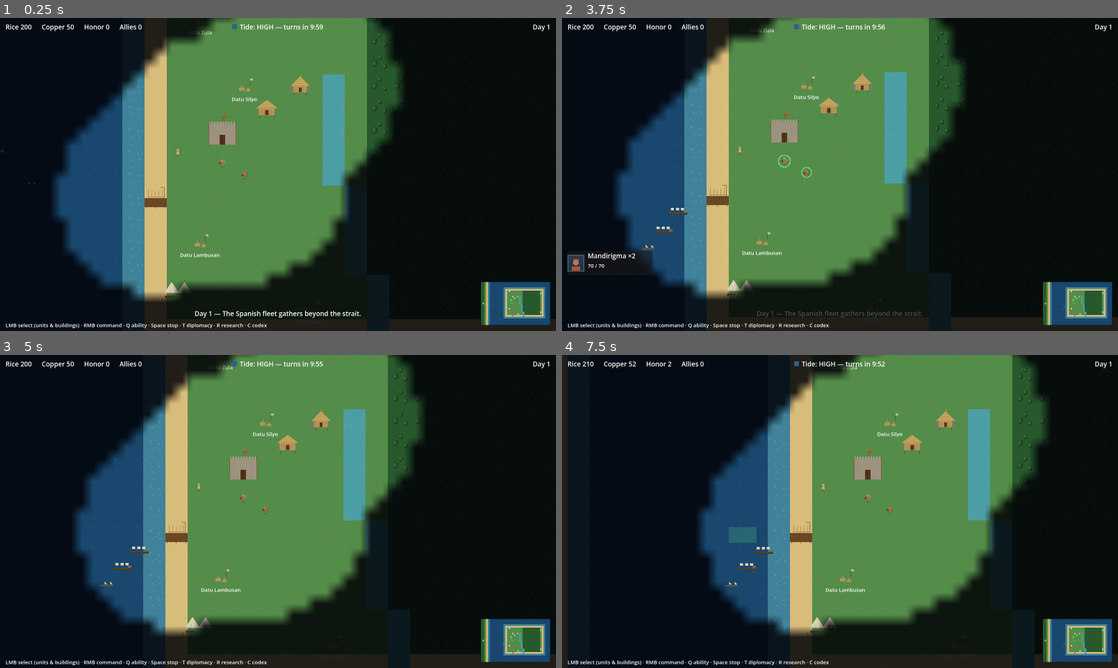
Above: before the commit, frames 1-4 (two rows, left to right).
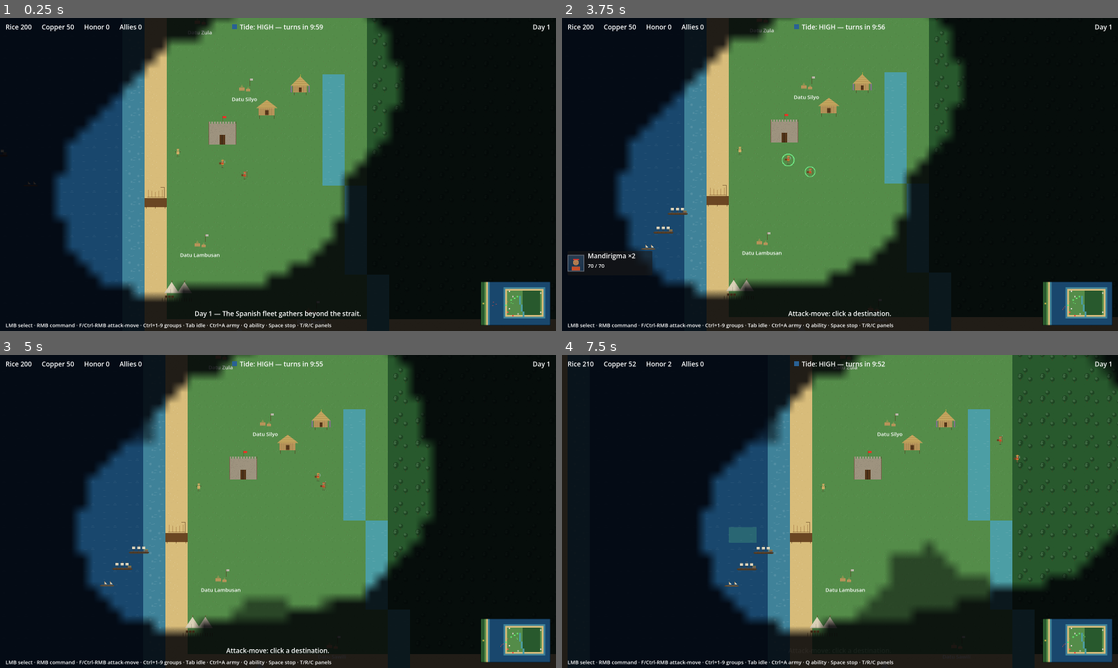
Above: after the commit, the same moments.

Repository: iamdusky/lakandula
Game: Godot game, scene res://scenes/maps/main_map.tscn
Two runs of this game, one before a commit and one after it. Both use one fixed random seed, a clock stepped at 60 frames per second and the inputs below. This scene is started directly instead of the project's main scene.
Inputs (mouse positions are in pixels of both pictures, inside the frame that each line leads up to):
- Up to frame 1 (0.25 s): no input
- Up to frame 2 (3.75 s): tap Enter at 0.5 s; drag from (1079, 302) to (895, 105) at 0.52 s; tap Space (stop) at 1.25, 2.3 s; drag from (728, 190) to (812, 237) at 1.27 s; move the mouse to (895, 105) at 2.02 s; press the mouse at (895, 105) at 2.03 s; release the mouse at (895, 105) at 2.75 s; drag from (812, 237) to (673, 127) at 2.77 s; move the mouse to (1006, 221) at 3.52 s; hold F (attack_move, bound only after the commit) from 3.53 s (still down); click (1006, 221) at 3.67 s
- Up to frame 3 (5 s): tap Tab (cycle_idle, bound only after the commit) at 3.8 s; release F (attack_move, bound only after the commit) at 4.25 s; tap A (camera_left) at 4.25 s; drag from (111, 464) to (194, 433) at 4.27 s
- Up to frame 4 (7.5 s): tap A (camera_left) at 5, 5.75, 6.5 s; move the mouse to (867, 511) at 5.02 s; tap 1 at 5.1 s; click (867, 511) at 5.17 s; tap 9 at 5.3 s; drag from (756, 433) to (728, 527) at 5.77 s; move the mouse to (962, 495) at 6.52 s; hold Q (ability) 6.53-7.25 s; click (962, 495) at 6.67 s; right-click (962, 495) at 6.8 s; drag from (728, 527) to (812, 574) at 7.27 s

The runs differ from the first frame. In frame 1, 0.5% of the frame differs, in the area x 6-60%, y 97-100%; in frame 2, 0.9%; in frame 3, 6.2%; in frame 4, 17%, in the area x 6-100%, y 0-100%.

Commit message:
Milestone 13: combat QoL — auto-combat, attack-move, control groups, rally points
- Auto-retaliation: idle units scan every 0.4s and acquire non-passive,
  visible, non-invulnerable enemies within min(sight, 260px); 320px chase
  leash back to guard position; damaged idle units retaliate against their
  attacker even beyond aggro range. Grace-period ceasefire: invulnerable
  units (SAIL_IN fleet) neither take nor deal auto-aggression.
- UnitData.passive (Fraile, Babaylan, training dummy): opted out of
  auto-combat both ways — friars must still be intercepted deliberately.
- Attack-move: F arms the next click, or Ctrl/Cmd+RMB; engages hostiles
  en route and resumes the sweep after each kill.
- Control groups Ctrl/Cmd+1-9 (recall 1-9, double-tap centers camera),
  Ctrl/Cmd+A select army, Tab cycles idle units.
- Rally points: RMB with a production building selected; flag drawn;
  trained units march from the gate to the flag.
- Health bars always-on toggle (Settings, persisted).
- Smoke test: stabilization blocks park the army/flotilla away from the
  scripted Spanish push (idle units now join nearby fights); 181 checks.

Diff:
--- a/project.godot
+++ b/project.godot
@@ -111,6 +111,16 @@
 "events": [Object(InputEventKey,"resource_local_to_scene":false,"resource_name":"","device":-1,"window_id":0,"alt_press …(191 unchanged characters)…
 ]
 }
+attack_move={
+"deadzone": 0.2,
+"events": [Object(InputEventKey,"resource_local_to_scene":false,"resource_name":"","device":-1,"window_id":0,"alt_pressed":false,"shift_pressed":false,"ctrl_pressed":false,"meta_pressed":false,"pressed":false,"keycode":0,"physical_keycode":70,"key_label":0,"unicode":102,"location":0,"echo":false,"script":null)
+]
+}
+cycle_idle={
+"deadzone": 0.2,
+"events": [Object(InputEventKey,"resource_local_to_scene":false,"resource_name":"","device":-1,"window_id":0,"alt_pressed":false,"shift_pressed":false,"ctrl_pressed":false,"meta_pressed":false,"pressed":false,"keycode":0,"physical_keycode":4194306,"key_label":0,"unicode":0,"location":0,"echo":false,"script":null)
+]
+}
 
 [rendering]
 
--- a/resources/units/babaylan.tres
+++ b/resources/units/babaylan.tres
@@ -21,3 +21,4 @@
 terrain_damage = {}
 ability_name = "Ritwal"
 ability_cooldown = 30.0
+passive = true
--- a/resources/units/fraile.tres
+++ b/resources/units/fraile.tres
@@ -20,3 +20,4 @@
 terrain_damage = {}
 ability_name = ""
 ability_cooldown = 10.0
+passive = true
--- a/resources/units/training_dummy.tres
+++ b/resources/units/training_dummy.tres
@@ -17,3 +17,4 @@
 terrain_damage = {}
 ability_name = ""
 ability_cooldown = 10.0
+passive = true
--- a/scenes/ui/hud.tscn
+++ b/scenes/ui/hud.tscn
@@ -80,7 +80,7 @@
 offset_top = -28.0
 offset_right = 620.0
 offset_bottom = -8.0
-text = "LMB select (units & buildings) · RMB command · Q ability · Space stop · T diplomacy · R research · C codex"
+text = "LMB select · RMB command · F/Ctrl-RMB attack-move · Ctrl+1-9 groups · Tab idle · Ctrl+A army · Q ability · Space stop · T/R/C panels"
 theme_override_font_sizes/font_size = 15
 
 [node name="DiplomacyPanel" type="PanelContainer" parent="."]
--- a/scripts/autoload/game_settings.gd
+++ b/scripts/autoload/game_settings.gd
@@ -8,6 +8,7 @@
 var music_volume := 0.8
 var sfx_volume := 0.9
 var scroll_speed_scale := 1.0
+var health_bars_always := false
 var fullscreen := false
 var resolution := Vector2i(1600, 900)
 var codex_unlocked: Array = []
@@ -43,6 +44,12 @@
 	save_settings()
 
 
+func set_health_bars_always(value: bool) -> void:
+	health_bars_always = value
+	save_settings()
+	EventBus.settings_changed.emit()
+
+
 func set_fullscreen(value: bool) -> void:
 	fullscreen = value
 	apply_display()
@@ -74,6 +81,7 @@
 	config.set_value("audio", "music_volume", music_volume)
 	config.set_value("audio", "sfx_volume", sfx_volume)
 	config.set_value("game", "scroll_speed_scale", scroll_speed_scale)
+	config.set_value("game", "health_bars_always", health_bars_always)
 	config.set_value("display", "fullscreen", fullscreen)
 	config.set_value("display", "resolution", resolution)
 	config.set_value("codex", "unlocked", codex_unlocked)
@@ -87,6 +95,7 @@
 	music_volume = config.get_value("audio", "music_volume", music_volume)
 	sfx_volume = config.get_value("audio", "sfx_volume", sfx_volume)
 	scroll_speed_scale = config.get_value("game", "scroll_speed_scale", scroll_speed_scale)
+	health_bars_always = config.get_value("game", "health_bars_always", health_bars_always)
 	fullscreen = config.get_value("display", "fullscreen", fullscreen)
 	resolution = config.get_value("display", "resolution", resolution)
 	codex_unlocked = config.get_value("codex", "unlocked", codex_unlocked)
--- a/scripts/autoload/selection_manager.gd
+++ b/scripts/autoload/selection_manager.gd
@@ -13,6 +13,11 @@
 var _dragging := false
 var _drag_start := Vector2.ZERO
 var _box: ColorRect
+var _attack_move_armed := false
+var _control_groups := {}
+var _idle_cycle_index := -1
+var _last_recall_group := 0
+var _last_recall_msec := 0
 
 
 func _ready() -> void:
@@ -28,6 +33,10 @@
 
 func _unhandled_input(event: InputEvent) -> void:
 	if event.is_action_pressed("select"):
+		if _attack_move_armed:
+			_attack_move_armed = false
+			_issue_attack_move(_world_mouse())
+			return
 		_dragging = true
 		_drag_start = _screen_mouse()
 	elif event.is_action_released("select"):
@@ -40,13 +49,39 @@
 		else:
 			_box_select()
 	elif event.is_action_pressed("command"):
-		_issue_command()
+		var mouse := event as InputEventMouseButton
+		if _attack_move_armed or (mouse != null and (mouse.ctrl_pressed or mouse.meta_pressed)):
+			_attack_move_armed = false
+			_issue_attack_move(_world_mouse())
+		else:
+			_issue_command()
+	elif event.is_action_pressed("attack_move"):
+		if not _live_selection().is_empty():
+			_attack_move_armed = true
+			EventBus.hud_notification.emit("Attack-move: click a destination.")
+	elif event.is_action_pressed("cycle_idle"):
+		cycle_idle_unit()
 	elif event.is_action_pressed("ability"):
 		for unit in _live_selection():
 			unit.use_ability()
 	elif event.is_action_pressed("stop"):
+		_attack_move_armed = false
 		for unit in _live_selection():
 			unit.stop()
+	elif event is InputEventKey and event.pressed and not event.echo:
+		_handle_hotkeys(event)
+
+
+func _handle_hotkeys(event: InputEventKey) -> void:
+	var with_modifier: bool = event.ctrl_pressed or event.meta_pressed
+	if event.keycode >= KEY_1 and event.keycode <= KEY_9:
+		var group_index: int = event.keycode - KEY_1 + 1
+		if with_modifier:
+			assign_control_group(group_index)
+		else:
+			recall_control_group(group_index)
+	elif event.keycode == KEY_A and with_modifier:
+		select_all_military()
 
 
 func _process(_delta: float) -> void:
@@ -126,11 +161,71 @@
 	select_units(picked)
 
 
+# --- Control groups & army selection ---
+
+func assign_control_group(index: int) -> void:
+	_control_groups[index] = _live_selection().duplicate()
+
+
+func recall_control_group(index: int) -> void:
+	var live: Array = _control_groups.get(index, []).filter(
+		func(unit: Unit) -> bool:
+			return is_instance_valid(unit) and unit.state != Unit.State.DEAD)
+	_control_groups[index] = live
+	if live.is_empty():
+		return
+	select_units(live)
+	# Double-tap recenters the camera on the group.
+	var now := Time.get_ticks_msec()
+	if index == _last_recall_group and now - _last_recall_msec < 400:
+		_pan_camera_to_selection()
+	_last_recall_group = index
+	_last_recall_msec = now
+
+
+func select_all_military() -> void:
+	var army: Array = []
+	for node in get_tree().get_nodes_in_group("faction_mactan"):
+		var unit := node as Unit
+		if unit != null and unit.state != Unit.State.DEAD:
+			army.append(unit)
+	select_units(army)
+
+
+func cycle_idle_unit() -> void:
+	var idle: Array = []
+	for node in get_tree().get_nodes_in_group("faction_mactan"):
+		var unit := node as Unit
+		if unit != null and unit.state == Unit.State.IDLE:
+			idle.append(unit)
+	if idle.is_empty():
+		return
+	_idle_cycle_index = (_idle_cycle_index + 1) % idle.size()
+	select_units([idle[_idle_cycle_index]])
+	_pan_camera_to_selection()
+
+
+func _pan_camera_to_selection() -> void:
+	if selected_units.is_empty():
+		return
+	var centroid := Vector2.ZERO
+	for unit in selected_units:
+		centroid += unit.global_position
+	centroid /= selected_units.size()
+	var camera := get_viewport().get_camera_2d()
+	if camera != null and camera.has_method("pan_to"):
+		camera.pan_to(centroid)
+
+
 # --- Commands ---
 
 func _issue_command() -> void:
 	var units := _live_selection()
 	if units.is_empty():
+		# A selected production building takes RMB as its rally point.
+		if selected_building != null and is_instance_valid(selected_building) \
+				and selected_building.faction == "mactan":
+			selected_building.set_rally_point(_world_mouse())
 		return
 	var world := _world_mouse()
 	var enemy := _enemy_at(world)
@@ -143,6 +238,16 @@
 		for i in units.size():
 			units[i].command_move(world + offsets[i])
 		EventBus.command_issued.emit("move", world)
+
+
+func _issue_attack_move(world: Vector2) -> void:
+	var units := _live_selection()
+	if units.is_empty():
+		return
+	var offsets := _formation_offsets(units.size())
+	for i in units.size():
+		units[i].command_attack_move(world + offsets[i])
+	EventBus.command_issued.emit("attack_move", world)
 
 
 func _enemy_at(world: Vector2) -> Node2D:
--- a/scripts/buildings/building.gd
+++ b/scripts/buildings/building.gd
@@ -21,6 +21,9 @@
 var health := 0.0
 ## Production queue: [{ "scene": PackedScene, "remaining": float }]
 var queue: Array[Dictionary] = []
+## Trained units walk here after emerging at the gate (RMB with the
+## building selected). Vector2.INF = no rally.
+var rally_point := Vector2.INF
 
 @onready var _health_bar: Node2D = $HealthBar
 
@@ -37,7 +40,9 @@
 	queue[0]["remaining"] -= delta
 	if queue[0]["remaining"] <= 0.0:
 		var entry: Dictionary = queue.pop_front()
-		UnitSpawner.spawn(entry["scene"], global_position + gate_offset, faction, true)
+		var unit := UnitSpawner.spawn(entry["scene"], global_position + gate_offset, faction, true)
+		if unit != null and rally_point != Vector2.INF:
+			unit.command_move(rally_point)
 		queue_changed.emit()
 
 
@@ -78,6 +83,22 @@
 	ResourceManager.add(faction, refund)
 	queue_changed.emit()
 	return true
+
+
+func set_rally_point(world_pos: Vector2) -> void:
+	rally_point = world_pos
+	queue_redraw()
+
+
+func _draw() -> void:
+	if rally_point == Vector2.INF:
+		return
+	var local := to_local(rally_point)
+	draw_line(Vector2.ZERO, local, Color(0.45, 0.95, 0.55, 0.30), 1.5)
+	draw_line(local, local + Vector2(0, -12), Color(0.9, 0.85, 0.7), 2.0)
+	draw_colored_polygon(PackedVector2Array([
+		local + Vector2(0, -12), local + Vector2(9, -9), local + Vector2(0, -6),
+	]), Color(0.45, 0.95, 0.55))
 
 
 func take_damage(amount: float, _source: Node = null, ignore_armor := false) -> void:
--- a/scripts/ui/settings_menu.gd
+++ b/scripts/ui/settings_menu.gd
@@ -49,6 +49,13 @@
 		GameSettings.set_resolution(RESOLUTIONS[index]))
 	resolution_row.add_child(options)
 
+	var health_bars := CheckBox.new()
+	health_bars.text = "Always show health bars"
+	health_bars.button_pressed = GameSettings.health_bars_always
+	health_bars.toggled.connect(func(pressed: bool) -> void:
+		GameSettings.set_health_bars_always(pressed))
+	box.add_child(health_bars)
+
 	var fullscreen := CheckBox.new()
 	fullscreen.text = "Fullscreen"
 	fullscreen.button_pressed = GameSettings.fullscreen
--- a/scripts/units/health_bar.gd
+++ b/scripts/units/health_bar.gd
@@ -10,9 +10,13 @@
 @onready var _owner: Node2D = get_parent()
 
 
+func _ready() -> void:
+	EventBus.settings_changed.connect(queue_redraw)
+
+
 func _draw() -> void:
 	var max_health: float = _owner.get_max_health()
-	if _owner.health >= max_health:
+	if _owner.health >= max_health and not GameSettings.health_bars_always:
 		return
 	var ratio: float = _owner.health / max_health
 	draw_rect(Rect2(-width * 0.5, 0, width, HEIGHT), Color(0, 0, 0, 0.6))
--- a/scripts/units/unit.gd
+++ b/scripts/units/unit.gd
@@ -26,10 +26,20 @@
 var buff_damage := 1.0
 var poison_dps := 0.0
 
+## Auto-combat (M13): idle units acquire enemies within AGGRO_RADIUS and
+## chase up to LEASH_RANGE from where they stood; attack-move sweeps.
+const AGGRO_RADIUS := 260.0
+const LEASH_RANGE := 320.0
+const AGGRO_SCAN_INTERVAL := 0.4
+
 var _attack_timer := 0.0
 var _ability_timer := 0.0
 var _poison_timer := 0.0
 var _stun_timer := 0.0
+var _auto_target := false
+var _guard_position := Vector2.INF
+var _attack_move_dest := Vector2.INF
+var _aggro_accumulator := 0.0
 var _aura_attack_speed := 1.0
 var _aura_damage := 1.0
 var _aura_timer := 0.0
@@ -47,6 +57,7 @@
 	add_to_group("units")
 	add_to_group("faction_" + faction)
 	_selection_ring.visible = false
+	_aggro_accumulator = randf() * AGGRO_SCAN_INTERVAL  # spread scans
 
 
 func _physics_process(delta: float) -> void:
@@ -61,6 +72,10 @@
 		velocity = Vector2.ZERO
 		_animate(delta)
 		return
+	_aggro_accumulator += delta
+	if _aggro_accumulator >= AGGRO_SCAN_INTERVAL:
+		_aggro_accumulator = 0.0
+		_aggro_scan()
 	match state:
 		State.MOVING:
 			_process_moving()
@@ -75,6 +90,9 @@
 	if state == State.DEAD:
 		return
 	attack_target = null
+	_auto_target = false
+	_attack_move_dest = Vector2.INF
+	_guard_position = Vector2.INF
 	nav_agent.target_position = world_pos
 	state = State.MOVING
 
@@ -83,13 +101,32 @@
 	if state == State.DEAD or target == self:
 		return
 	attack_target = target
+	_auto_target = false
+	_attack_move_dest = Vector2.INF
+	_guard_position = Vector2.INF
 	state = State.ATTACKING
 
 
+## Move toward world_pos, engaging any hostile that comes within aggro
+## range on the way; resumes the sweep after each kill.
+func command_attack_move(world_pos: Vector2) -> void:
+	if state == State.DEAD:
+		return
+	attack_target = null
+	_auto_target = false
+	_guard_position = Vector2.INF
+	_attack_move_dest = world_pos
+	nav_agent.target_position = world_pos
+	state = State.MOVING
+
+
 func stop() -> void:
 	if state == State.DEAD:
 		return
 	attack_target = null
+	_auto_target = false
+	_attack_move_dest = Vector2.INF
+	_guard_position = Vector2.INF
 	velocity = Vector2.ZERO
 	state = State.IDLE
 
@@ -107,6 +144,11 @@
 	var final := amount if ignore_armor else maxf(amount - data.armor, 1.0)
 	_damage_health(final, source)
 	EventBus.combat_hit.emit(self)
+	# Retaliation: an idle unit turns on its attacker (even beyond aggro range).
+	if state == State.IDLE and not data.passive and source != null \
+			and is_instance_valid(source) and source.faction != faction \
+			and not source.invulnerable:
+		_acquire(source)
 
 
 func heal(amount: float) -> void:
@@ -208,7 +250,15 @@
 
 func _process_attacking() -> void:
 	if not is_instance_valid(attack_target) or attack_target.is_dead():
-		stop()
+		if _attack_move_dest != Vector2.INF:
+			command_attack_move(_attack_move_dest)  # resume the sweep
+		else:
+			stop()
+		return
+	# Auto-acquired targets have a leash — don't chase across the map.
+	if _auto_target and _guard_position != Vector2.INF \
+			and global_position.distance_to(_guard_position) > LEASH_RANGE:
+		command_move(_guard_position)
 		return
 	var distance := global_position.distance_to(attack_target.global_position) \
 		- _target_radius(attack_target)
@@ -224,6 +274,44 @@
 			_perform_attack(attack_target)
 
 
+## Idle units and attack-movers look for hostiles to engage.
+## Grace-period ceasefire: invulnerable units (Spanish fleet during SAIL_IN)
+## don't open fire either.
+func _aggro_scan() -> void:
+	if data.passive or invulnerable or state == State.DEAD:
+		return
+	if state != State.IDLE \
+			and not (state == State.MOVING and _attack_move_dest != Vector2.INF):
+		return
+	var enemy := _nearest_hostile(minf(data.sight_range, AGGRO_RADIUS))
+	if enemy != null:
+		_acquire(enemy)
+
+
+func _acquire(target: Node2D) -> void:
+	if state == State.IDLE:
+		_guard_position = global_position
+	attack_target = target
+	_auto_target = true
+	state = State.ATTACKING
+
+
+## Nearest attackable enemy unit: not passive, not fog-hidden, not shielded.
+func _nearest_hostile(radius: float) -> Node2D:
+	var best: Unit = null
+	var best_distance := radius
+	for node in get_tree().get_nodes_in_group("units"):
+		var unit := node as Unit
+		if unit == null or unit.faction == faction or unit.state == State.DEAD \
+				or unit.data.passive or unit.invulnerable or not unit.visible:
+			continue
+		var distance := global_position.distance_to(unit.global_position)
+		if distance < best_distance:
+			best = unit
+			best_distance = distance
+	return best
+
+
 ## Default: melee hit. Ranged units override to spawn a projectile.
 func _perform_attack(target: Node2D) -> void:
 	target.take_damage(current_damage(), self)
--- a/scripts/units/unit_data.gd
+++ b/scripts/units/unit_data.gd
@@ -22,3 +22,7 @@
 
 @export var ability_name := ""
 @export var ability_cooldown := 10.0
+
+## Passive units (Fraile, Babaylan, training dummy) never auto-acquire
+## targets and are never auto-acquired — they must be attacked deliberately.
+@export var passive := false
--- a/tools/smoke_test.gd
+++ b/tools/smoke_test.gd
@@ -5,6 +5,7 @@
 
 const MANDIRIGMA := preload("res://scenes/units/mandirigma.tscn")
 const SOLDADO := preload("res://scenes/units/soldado_tercio.tscn")
+const FRAILE := preload("res://scenes/units/fraile.tscn")
 const MAMAMANA := preload("res://scenes/units/mamamana.tscn")
 const SULAYMAN := preload("res://scenes/units/rajah_sulayman.tscn")
 const JURAMENTADO := preload("res://scenes/units/juramentado.tscn")
@@ -115,6 +116,13 @@
 		await _wait(3.0)
 		_check(prize.faction == "mactan", "boarding captured the crippled ship (faction: %s)" % prize.faction)
 
+	# M13 stabilization: with auto-retaliation live, idle ships parked near
+	# the Spanish anchorage would brawl with the fleet once its grace period
+	# ends. Park the flotilla out of everyone's aggro range.
+	galley.global_position = Vector2(-672, 440)
+	raider.global_position = Vector2(-704, 500)
+	prize.global_position = Vector2(-672, 560)
+
 	# --- Milestone 2: Babaylan healing ---
 	var healer := UnitSpawner.spawn(BABAYLAN, warrior.global_position + Vector2(40, 0), "mactan") as Babaylan
 	_check(healer != null, "Babaylan spawned")
@@ -251,6 +259,19 @@
 	var galleon_health := galleon.health
 	galleon.take_damage(50.0)
 	_check(galleon.health == galleon_health, "fleet invulnerable during grace period")
+
+	# M13 stabilization: park every Mactan land unit in the northern
+	# clearing before Spain lands — otherwise auto-retaliation drags them
+	# (including Lapu-Lapu) into the scripted push, breaking later checks.
+	var park_index := 0
+	for park_node in get_tree().get_nodes_in_group("faction_mactan"):
+		var park_unit := park_node as Unit
+		if park_unit == null or park_unit.is_in_group("naval_units"):
+			continue
+		park_unit.stop()
+		park_unit.global_position = Vector2(
+			-160 + 48 * (park_index % 8), -480 + 40 * int(park_index / 8.0))
+		park_index += 1
 
 	var spain_count := get_tree().get_nodes_in_group("faction_spain").size()
 	EventBus.day_advanced.emit(5)
@@ -438,9 +459,13 @@
 		"Karakoa Rigging: naval speed x1.15 (%.0f)" % galley.current_speed())
 
 	# Poison Arrows: next arrow applies 3 dps instead of 2.
+	# (Archer was parked in the north clearing — bring it into range.)
+	var archer_park := archer.global_position
+	archer.global_position = dummy.global_position + Vector2(150, 0)
 	archer.command_attack(dummy)
 	await _wait(2.5)
 	archer.stop()
+	archer.global_position = archer_park
 	_check(is_equal_approx(dummy.poison_dps, 3.0),
 		"Poison Arrows: venom at %.1f dps" % dummy.poison_dps)
 
@@ -471,11 +496,15 @@
 	# --- Milestone 10: audio ---
 	_check(AudioManager._calm.playing and AudioManager._battle.playing,
 		"both music layers running")
-	await _wait(0.6)  # let a battle-detection tick run (Spaniards besiege the Kuta)
+	# Deterministic battle proximity: a Spaniard within earshot (<=400 px)
+	# of the parked army but outside its aggro radius (>260 px).
+	var noise_maker := UnitSpawner.spawn(SOLDADO, Vector2(526, -480), "spain", true)
+	await _wait(0.6)  # let a battle-detection tick run
 	_check(AudioManager.battle_mode, "battle music state triggered by nearby combat")
 	await _wait(2.2)
 	_check(AudioManager._battle.volume_db > AudioManager._calm.volume_db,
 		"crossfaded to battle layer")
+	noise_maker.take_damage(999999.0, null, true)
 	EventBus.tide_changed.emit("LOW")
 	_check(AudioManager.last_sfx == "tide", "tide shift audio cue")
 	SelectionManager.select_units([lapu])
@@ -541,6 +570,85 @@
 	_check(GameSettings.codex_unlocked.size() >= 6,
 		"codex unlocks persisted (%d)" % GameSettings.codex_unlocked.size())
 
+	# --- Milestone 13: combat QoL ---
+	# Auto-acquire: an idle unit engages a hostile that appears in range.
+	var sentry := UnitSpawner.spawn(MANDIRIGMA, Vector2(300, -440), "mactan", true)
+	var intruder := UnitSpawner.spawn(SOLDADO, Vector2(430, -440), "spain", true)
+	await _wait(0.9)  # fog update + aggro scan
+	_check(sentry.state == Unit.State.ATTACKING and sentry.attack_target == intruder,
+		"idle unit auto-acquires nearby enemy")
+	_check(intruder.attack_target == sentry, "enemy retaliates in kind")
+	intruder.take_damage(999999.0, null, true)
+	await _wait(0.2)
+
+	# Passive units are not auto-acquired (friars must be hunted deliberately).
+	var monk := UnitSpawner.spawn(FRAILE, Vector2(300, -360), "spain", true)
+	await _wait(0.9)
+	_check(sentry.state == Unit.State.IDLE, "passive friar is not auto-acquired")
+	_check(monk.attack_target == null, "passive friar never attacks")
+	monk.take_damage(999999.0, null, true)
+
+	# Retaliation against an attacker beyond aggro range.
+	var sniper := UnitSpawner.spawn(SOLDADO, Vector2(660, -440), "spain", true)
+	sentry.take_damage(2.0, sniper)
+	_check(sentry.attack_target == sniper, "damaged idle unit retaliates against attacker")
+	sniper.take_damage(999999.0, null, true)
+	await _wait(0.2)
+
+	# Attack-move: engage en route, then resume the sweep.
+	var blocker := UnitSpawner.spawn(SOLDADO, Vector2(480, -420), "spain", true)
+	blocker.health = 10.0
+	sentry.stop()
+	sentry.global_position = Vector2(300, -420)
+	# Distant destination so the sweep is still in progress at check time.
+	sentry.command_attack_move(Vector2(1000, -420))
+	await _wait(1.4)
+	_check(sentry.attack_target == blocker or not is_instance_valid(blocker),
+		"attack-move engages enemies on the way")
+	await _wait(2.6)
+	_check(not is_instance_valid(blocker) or blocker.is_dead(), "attack-move kill confirmed")
+	_check(sentry._attack_move_dest != Vector2.INF and sentry.state == Unit.State.MOVING,
+		"attack-move resumes toward its destination")
+	sentry.stop()
+
+	# Control groups.
+	SelectionManager.select_units([sentry])
+	SelectionManager.assign_control_group(3)
+	SelectionManager.clear_selection()
+	SelectionManager.recall_control_group(3)
+	_check(SelectionManager.selected_units.size() == 1
+		and SelectionManager.selected_units[0] == sentry, "control group assign/recall")
+
+	# Select-all-military + idle cycling.
+	SelectionManager.select_all_military()
+	_check(SelectionManager.selected_units.size() >= 10,
+		"Ctrl+A selects the army (%d units)" % SelectionManager.selected_units.size())
+	SelectionManager.clear_selection()
+	SelectionManager.cycle_idle_unit()
+	_check(SelectionManager.selected_units.size() == 1
+		and SelectionManager.selected_units[0].state == Unit.State.IDLE,
+		"Tab cycles to an idle unit")
+	SelectionManager.clear_selection()
+
+	# Rally point: trained unit marches from the gate to the flag.
+	var shrine_building := buildings.get_node("Shrine") as Building
+	shrine_building.set_rally_point(Vector2(320, -220))
+	_check(shrine_building.rally_point == Vector2(320, -220), "rally point set on building")
+	var rally_spawns: Array = []
+	var rally_watcher := func(unit: Node) -> void: rally_spawns.append(unit)
+	EventBus.unit_spawned.connect(rally_watcher)
+	_check(shrine_building.queue_unit(BABAYLAN), "queued unit for rally test")
+	shrine_building.queue[0]["remaining"] = 0.05
+	await _wait(0.3)
+	EventBus.unit_spawned.disconnect(rally_watcher)
+	_check(rally_spawns.size() == 1 and (rally_spawns[0] as Unit).state == Unit.State.MOVING,
+		"trained unit heads to the rally point")
+
+	# Health bars always-on setting.
+	GameSettings.set_health_bars_always(true)
+	_check(GameSettings.health_bars_always, "health bars always-on toggle")
+	GameSettings.set_health_bars_always(false)
+
 	# --- Milestone 7: victory & loss conditions ---
 	var results: Array = []
 	EventBus.game_over.connect(func(w: String, c: String) -> void: results.append([w, c]))
Not shown, changed: CLAUDE.md
Not shown, changed: PLAN.md
